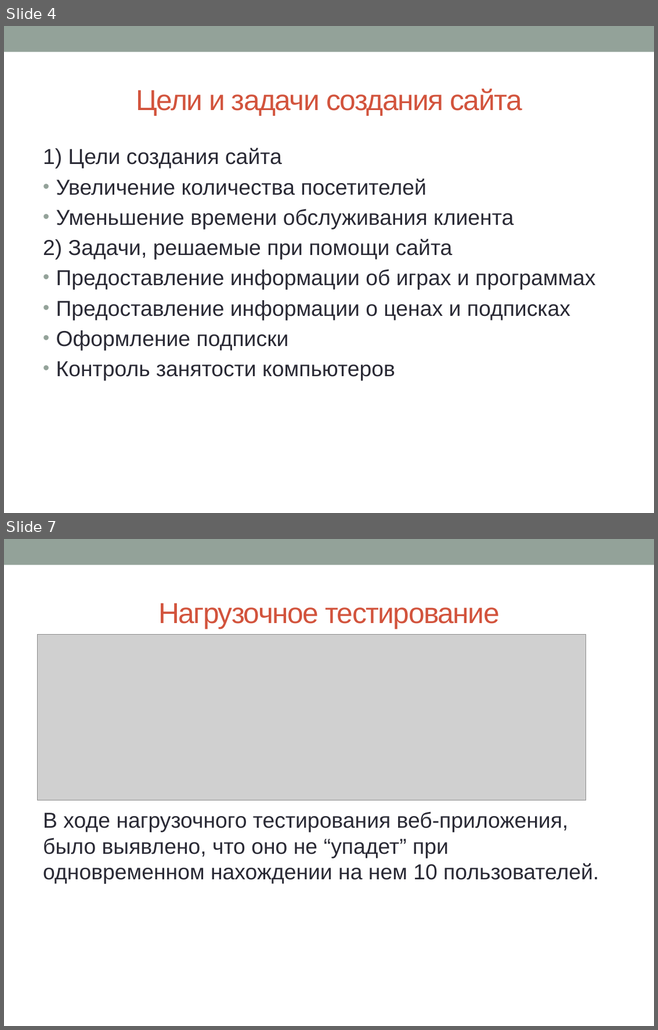
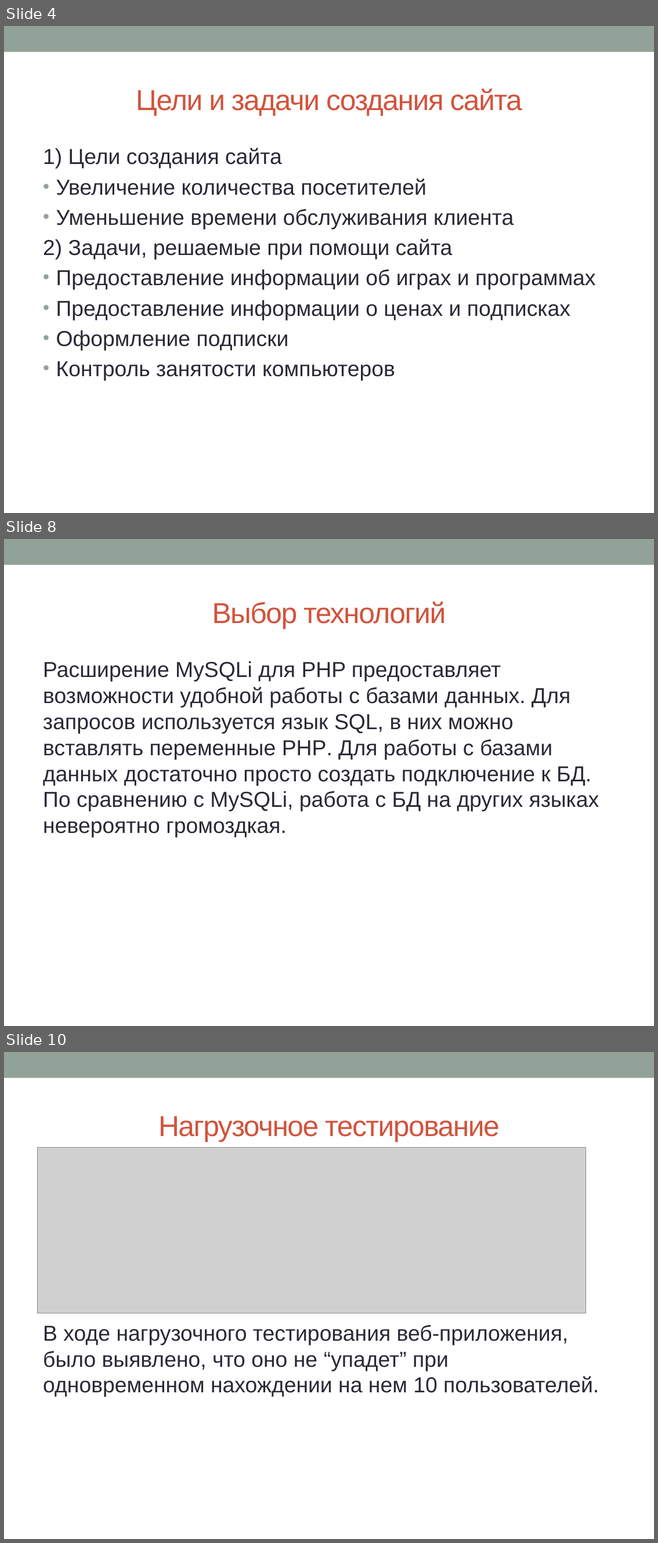
Before and after one commit to sergienkoaleksandr/-, a slide deck: Документы/Презентация.pptx. Shown one above the other, each under a label of ours: slides 4 and 7 before the commit, slides 4, 8 and 10 after it; the slides between them are not shown. The pictures are 658x1030 and 658x1543 pixels, drawn with LibreOffice and Linux fonts; fonts in the diff are those of the drawing; grey boxes stand for pictures. Boxes give left, top, right and bottom in pixels: in the first picture for what was removed or moved away, otherwise in the second. Text is boxed around its words. In the diff, an @@ line names an element or a change of style, - is before the commit and + after.

```diff
--- a/Документы/Презентация.pptx
+++ b/Документы/Презентация.pptx
@@ slide 8 added at (4,539,654,1026), background #FFFFFF; not listed: 1 template element that a slide beside it also shows @@
@@ title added at (212,602,445,629), 32 pt, text #D2533C @@
+Выбор технологий
@@ text added at (43,661,599,838), 24 pt, text #292934 @@
+Расширение MySQLi для PHP предоставляет возможности удобной работы с базами данных. Для запросов используется язык SQL, в них можно вставлять переменные PHP. Для работы с базами данных достаточно просто создать подключение к БД. По сравнению с MySQLi, работа с БД на других языках невероятно громоздкая.
@@ what was slide 7 is now slide 10 @@
```
Also in this commit, not shown: 2 slides changed, 2 other slides added.
